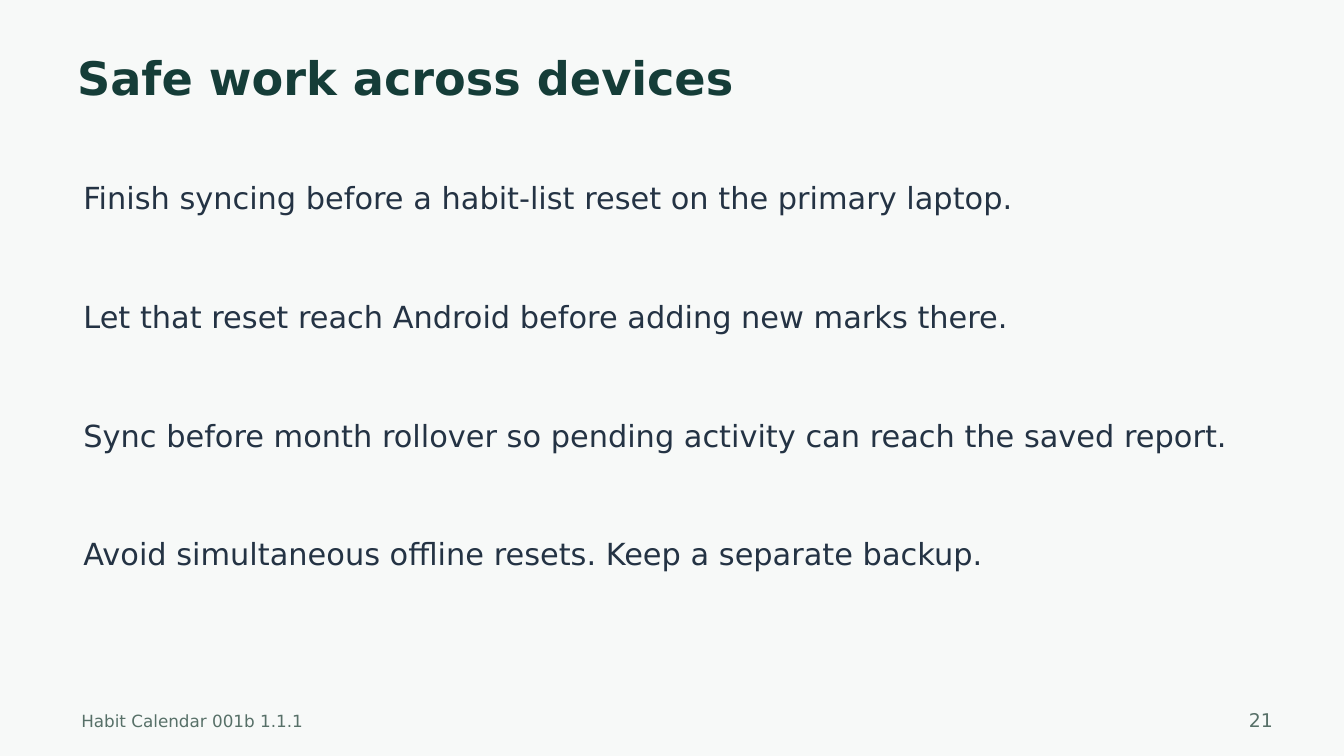
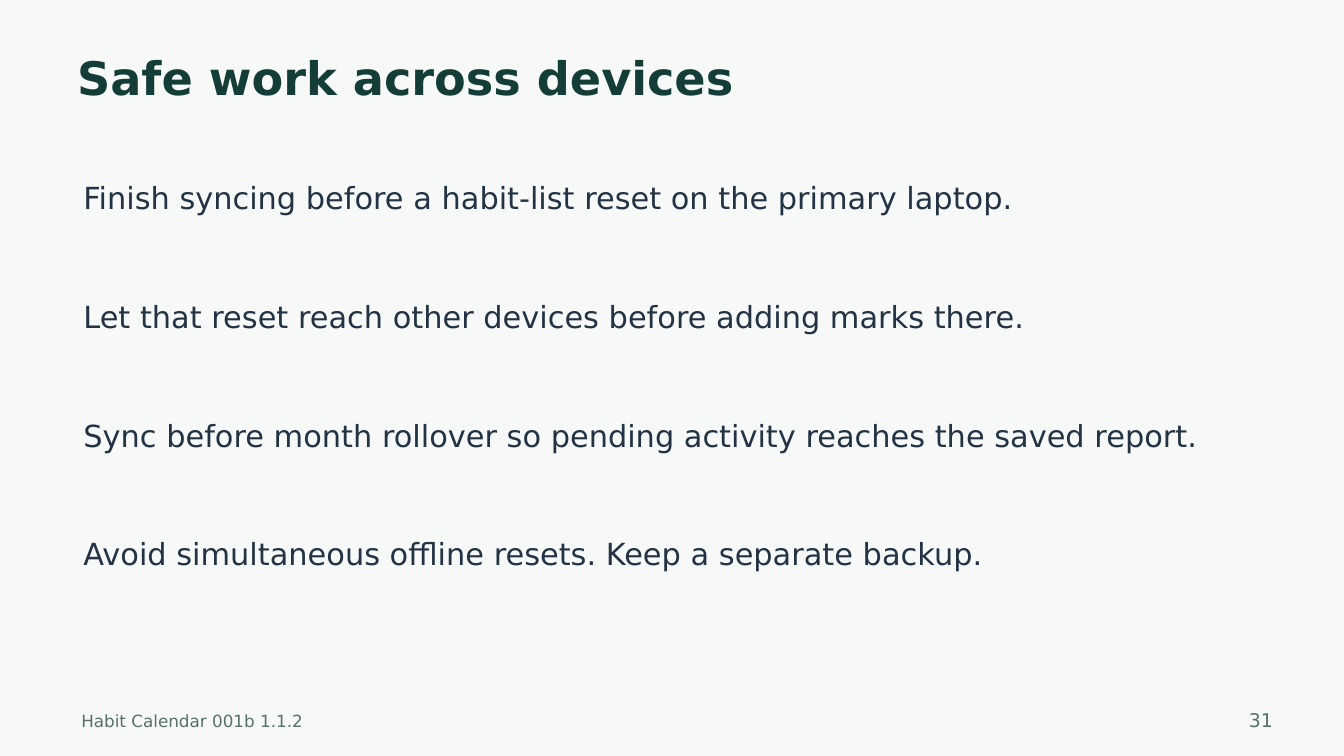
Before and after one commit to harharhari/rsn-habit-tracker-obsidian-plugin, a slide deck: slide 31 of docs/Habit-Calendar-001b-Tutorial.pptx (slide 21 before the commit). Drawn at 1344x756 pixels with LibreOffice and Linux fonts; fonts in the diff are those of the drawing. Boxes give left, top, right and bottom in pixels: in the first picture for what was removed or moved away, otherwise in the second. Text is boxed around its words. In the diff, an @@ line names an element or a change of style, - is before the commit and + after.

```diff
--- a/docs/Habit-Calendar-001b-Tutorial.pptx
+++ b/docs/Habit-Calendar-001b-Tutorial.pptx
@@ text at <box>83,305,1024,334</box>: text changed @@
-Let that reset reach Android before adding new marks there.
+Let that reset reach other devices before adding marks there.
@@ text at <box>83,424,1197,453</box>: text changed @@
-Sync before month rollover so pending activity can reach the saved report.
+Sync before month rollover so pending activity reaches the saved report.
@@ text at <box>81,714,303,727</box>: text changed @@
-Habit Calendar 001b 1.1.1
+Habit Calendar 001b 1.1.2
@@ text at <box>1249,713,1273,727</box>: text changed @@
-21
+31
```
Also in this commit, not shown: 26 other slides changed, 10 slides added, 29 other files.
